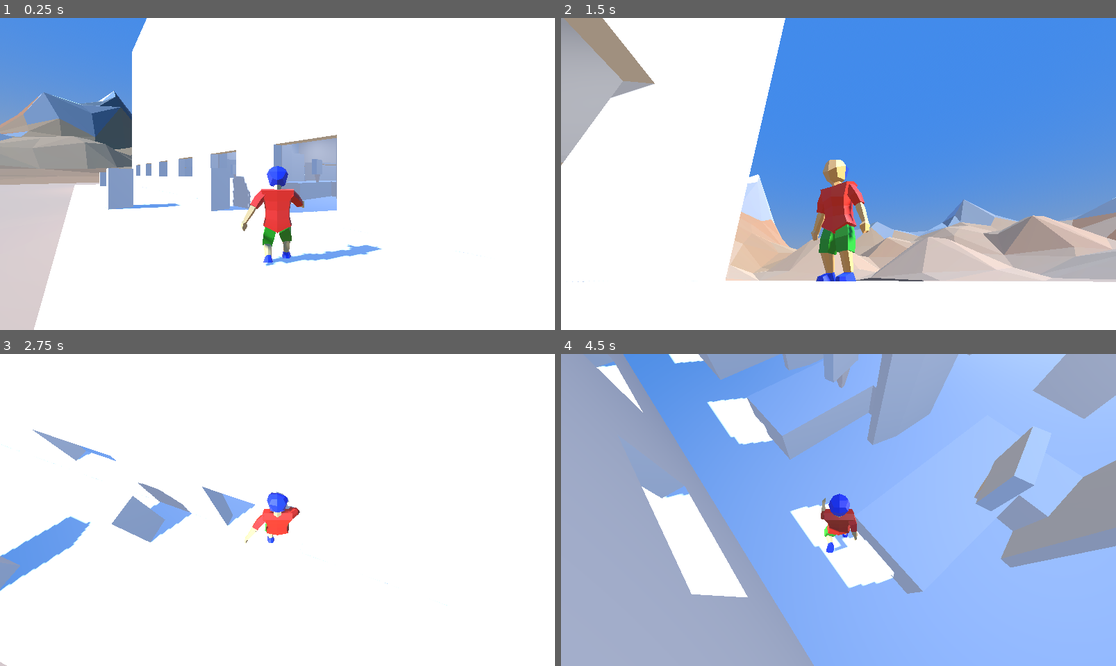
Above: before the commit, frames 1-4 (two rows, left to right).
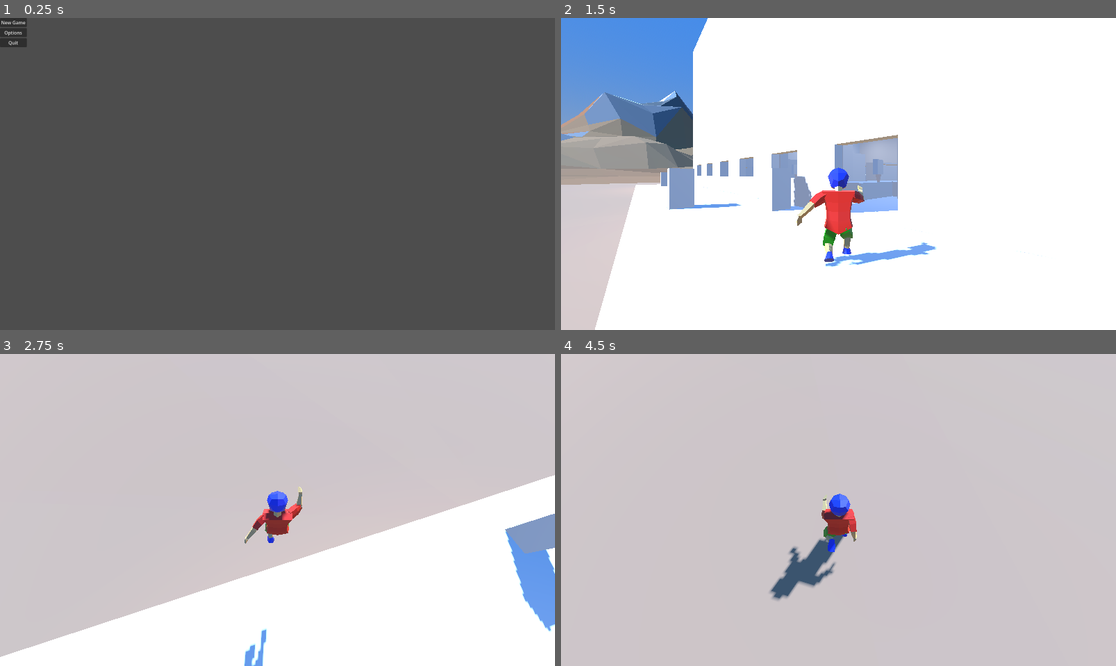
Above: after the commit, the same moments.

Repository: Fletchlock/grocery_getter
Game: Godot game, scene res://scenes/main/Main.tscn
The game is run twice, just before and just after one commit, with the same random seed, the same clock (stepped at 60 frames per second) and the same inputs.
Inputs (mouse positions are in pixels of both pictures, inside the frame that each line leads up to):
- Up to frame 1 (0.25 s): no input
- Up to frame 2 (1.5 s): click (572, 33) at 0.5 s, where only the run after the commit has a clickable "Options"; click (572, 21) at 1.25 s, where only the run after the commit has a clickable "New Game"
- Up to frame 3 (2.75 s): move the mouse to (305, 510) at 2.02 s; press the mouse at (305, 510) at 2.03 s; hold W (up) from 2.03 s (still down); tap Space (jump) at 2.27 s
- Up to frame 4 (4.5 s): keep holding W (up); move the mouse to (810, 510) at 2.77 s; release the mouse at (810, 510) at 2.78 s; click (810, 510) at 2.85 s; tap Space (jump) at 3.02 s; move the mouse to (849, 503) at 3.52 s; press the mouse at (849, 503) at 3.53 s; move the mouse to (832, 516) at 4.27 s; release the mouse at (832, 516) at 4.28 s; click (832, 516) at 4.35 s

The runs differ from the first frame. In frame 1, 99% of the frame differs, in the area x 0-100%, y 0-100%; in frame 2, 73%; in frame 3, 70%; in frame 4, 100%.

Commit message:
Add functional main menu

Diff:
--- a/scenes/main/main.gd
+++ b/scenes/main/main.gd
@@ -1,7 +1,15 @@
 extends Node
 
-const STARTING_LEVEL := "res://scenes/third_person_level.tscn"
+const MAIN_MENU := "res://scenes/menus/main_menu.tscn"
 
 func _ready() -> void:
-	GameManager.set_game_state(GameManager.GameState.PLAYING)
-	LevelManager.load_level(STARTING_LEVEL)
+	GameManager.set_game_state(GameManager.GameState.MAIN_MENU)
+
+	var menu_scene := load(MAIN_MENU) as PackedScene
+
+	if menu_scene == null:
+		push_error("Could not load main menu")
+		return
+
+	var menu := menu_scene.instantiate()
+	$UI.add_child(menu)
--- /dev/null
+++ b/scenes/menus/main_menu.tscn
@@ -0,0 +1,36 @@
+[gd_scene format=3 uid="uid://ga0gq26e65dd"]
+
+[ext_resource type="Script" uid="uid://drv7wprqfvxnv" path="res://scripts/menus/main_menu.gd" id="1_xqga4"]
+
+[node name="MainMenu" type="Control" unique_id=2052771825]
+layout_mode = 3
+anchors_preset = 15
+anchor_right = 1.0
+anchor_bottom = 1.0
+grow_horizontal = 2
+grow_vertical = 2
+script = ExtResource("1_xqga4")
+
+[node name="CenterContainer" type="CenterContainer" parent="." unique_id=838868233]
+layout_mode = 0
+offset_right = 40.0
+offset_bottom = 40.0
+
+[node name="VBoxContainer" type="VBoxContainer" parent="CenterContainer" unique_id=20587566]
+layout_mode = 2
+
+[node name="NewGameButton" type="Button" parent="CenterContainer/VBoxContainer" unique_id=1031511336]
+layout_mode = 2
+text = "New Game"
+
+[node name="OptionsButton" type="Button" parent="CenterContainer/VBoxContainer" unique_id=697564445]
+layout_mode = 2
+text = "Options"
+
+[node name="QuitButton" type="Button" parent="CenterContainer/VBoxContainer" unique_id=313277346]
+layout_mode = 2
+text = "Quit"
+
+[connection signal="pressed" from="CenterContainer/VBoxContainer/NewGameButton" to="." method="_on_new_game_button_pressed"]
+[connection signal="pressed" from="CenterContainer/VBoxContainer/OptionsButton" to="." method="_on_options_button_pressed"]
+[connection signal="pressed" from="CenterContainer/VBoxContainer/QuitButton" to="." method="_on_quit_button_pressed"]
--- /dev/null
+++ b/scripts/menus/main_menu.gd
@@ -0,0 +1,14 @@
+extends Control
+
+func _on_new_game_button_pressed() -> void:
+	GameManager.set_game_state(GameManager.GameState.PLAYING)
+	queue_free()
+	LevelManager.load_level("res://scenes/third_person_level.tscn")
+
+
+func _on_options_button_pressed() -> void:
+	print("Options Pressed")
+
+
+func _on_quit_button_pressed() -> void:
+	get_tree().quit()
Not shown, added: scripts/menus/main_menu.gd.uid
